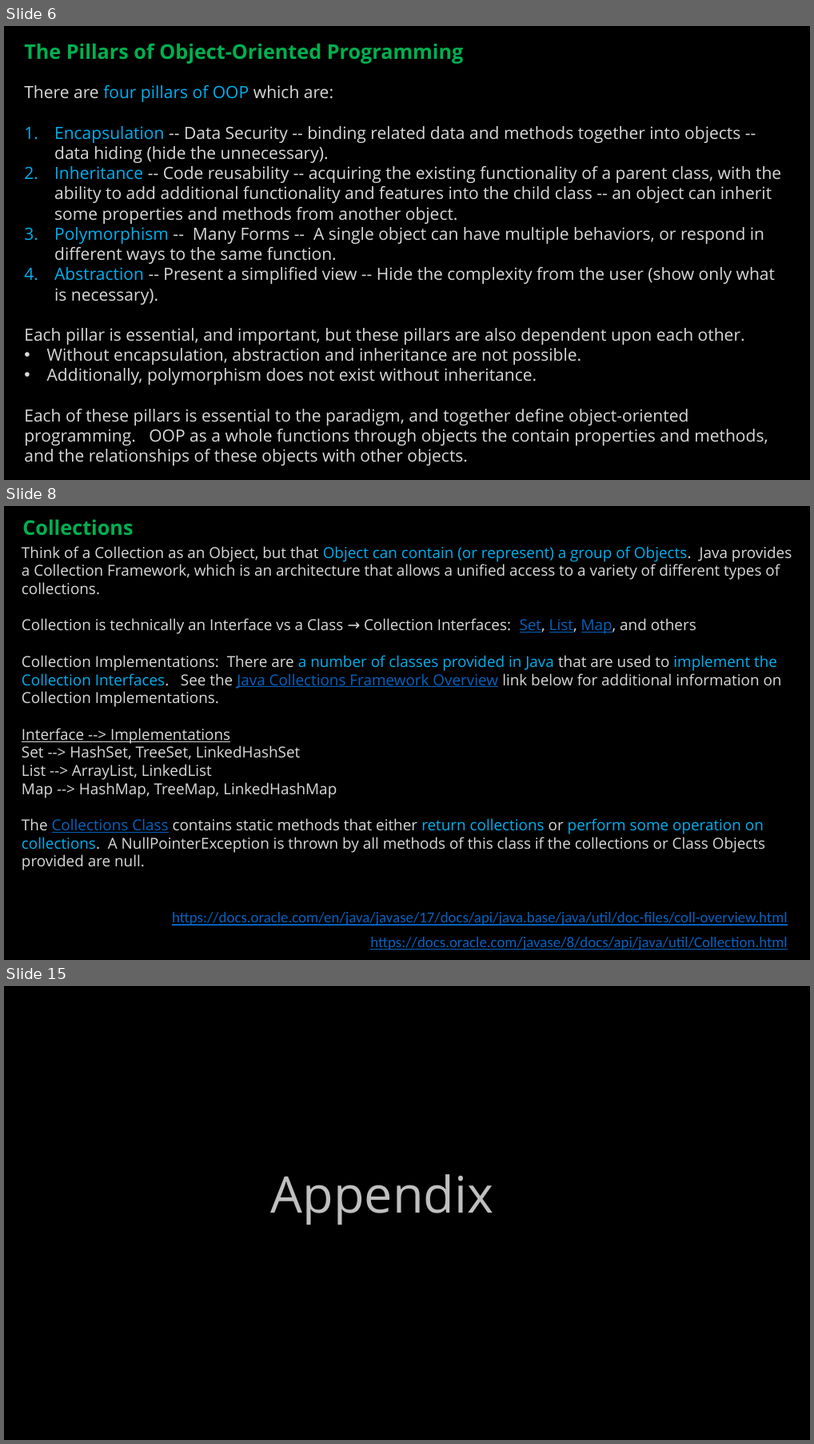
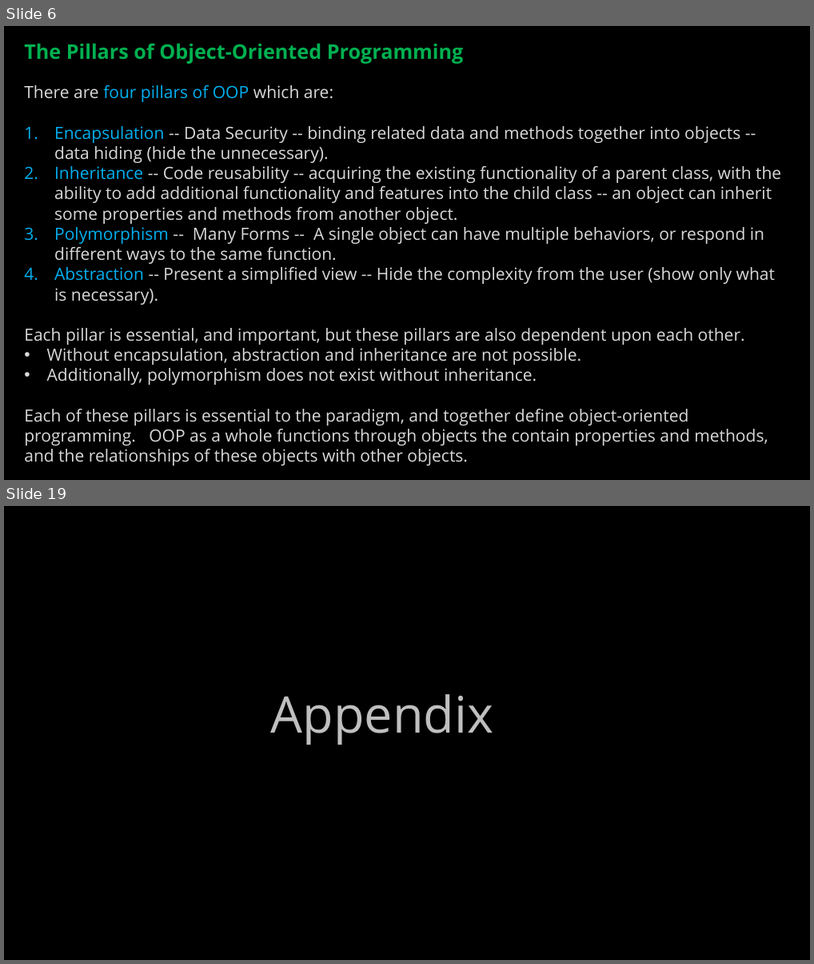
Before and after one commit to ckiefriter1/PT-BESD, a slide deck: Week5/BESD Week 5.pptx. Shown one above the other, each under a label of ours: slides 6, 8 and 15 before the commit, slides 6 and 19 after it; the slides between them are not shown. The pictures are 814x1444 and 814x964 pixels, drawn with LibreOffice and Linux fonts; fonts in the diff are those of the drawing. Boxes give left, top, right and bottom in pixels: in the first picture for what was removed or moved away, otherwise in the second. Text is boxed around its words. In the diff, an @@ line names an element or a change of style, - is before the commit and + after.

```diff
--- a/Week5/BESD Week 5.pptx
+++ b/Week5/BESD Week 5.pptx
@@ slide 8 removed at [4, 506, 810, 960], background #000000 @@
@@ text removed at [22, 520, 133, 536] @@
-Collections
@@ text removed at [22, 546, 792, 870] @@
-Think of a Collection as an Object, but that Object can contain (or represent) a group of Objects. Java provides a Collection Framework, which is an architecture that allows a unified access to a variety of different types of collections.
-Collection is technically an Interface vs a Class → Collection Interfaces: Set, List, Map, and others
-Collection Implementations: There are a number of classes provided in Java that are used to implement the Collection Interfaces. See the Java Collections Framework Overview link below for additional information on Collection Implementations.
-Interface --> Implementations
-Set --> HashSet, TreeSet, LinkedHashSet
-List --> ArrayList, LinkedList
-Map --> HashMap, TreeMap, LinkedHashMap
-The Collections Class contains static methods that either return collections or perform some operation on collections. A NullPointerException is thrown by all methods of this class if the collections or Class Objects provided are null.
@@ text removed at [172, 912, 788, 925] @@
-https://docs.oracle.com/en/java/javase/17/docs/api/java.base/java/util/doc-files/coll-overview.html
@@ text removed at [370, 936, 787, 949] @@
-https://docs.oracle.com/javase/8/docs/api/java/util/Collection.html
@@ what was slide 15 is now slide 19 @@
```
Also in this commit, not shown: 1 slide changed, 11 slides added, 6 other slides removed.
